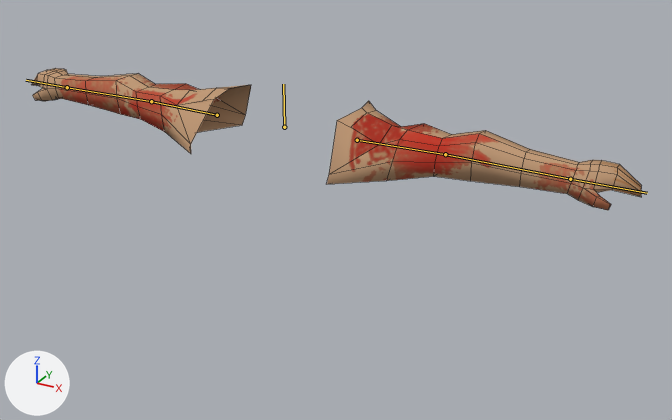
Two versions of the Blender file Assets/Axtras/Models/Player/Arms/Player Arms Punch.blend, one commit apart.
Before and after are seen from a 50 mm lens placed at (10.69, -16.88, 20.75), pointed at (1.68, -0.5, 12.56). The axes (+X, +Y, +Z) are drawn at lower left. The lights are the same throughout. The bones that bend it are drawn over the model as lines. Mesh edges are drawn as thin lines.

In view in the first picture: 'Player Human Male'.
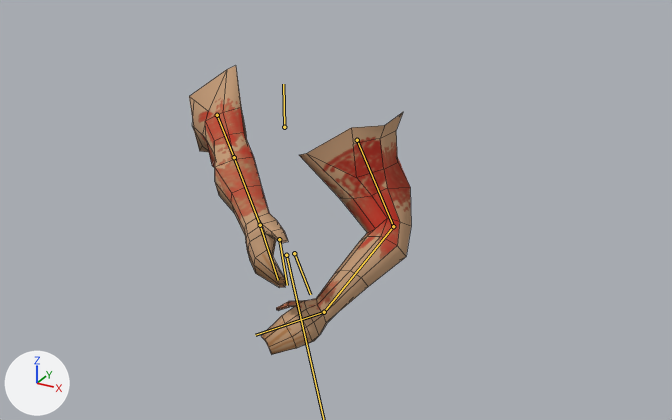
The newer file adds an action. The first version stands in its rest pose; the second is drawn at frame 8 of the action 'Swinging'.

Boxes (x1, y1, x2, y2) around the edits, measured in the pictures (672 x 420 px):
'Player Human Male', posed (64% narrower, 103% taller)
    before: (31, 68, 642, 210)
    after: (189, 66, 411, 355)

The change, as a list of edits to the scene's bpy script:
```text
Change bone_ik_pose_l:
    where bone_ik_pose_l = bpy.data.objects['Player Arms FPS'].pose.bones['IK.Pose.L']
    bone_ik_pose_l.location: (0.0, 0.0, 0.0) -> (0.9, 0.0, -0.95)
Change bone_ik_pose_r:
    where bone_ik_pose_r = bpy.data.objects['Player Arms FPS'].pose.bones['IK.Pose.R']
    bone_ik_pose_r.location: (0.0, 0.0, 0.0) -> (-0.97, 0.0, -1.05)
Change bone_ik_target_l:
    where bone_ik_target_l = bpy.data.objects['Player Arms FPS'].pose.bones['IK.Target.L']
    bone_ik_target_l.location: (0.0, 0.0, 0.0) -> (2.71, -4.0, 2.73)
    bone_ik_target_l.rotation_quaternion: (1.0, 0.0, 0.0, 0.0) -> (0.032, 0.295, 0.407, 0.864)  # degrees (0, 0, 0) -> degrees (56, -29, 160)
Change bone_ik_target_r:
    where bone_ik_target_r = bpy.data.objects['Player Arms FPS'].pose.bones['IK.Target.R']
    bone_ik_target_r.location: (0.0, 0.0, 0.0) -> (-0.89, -8.35, 3.62)
    bone_ik_target_r.rotation_quaternion: (1.0, 0.0, 0.0, 0.0) -> (0.383, 0.877, -0.138, 0.224)  # degrees (0, 0, 0) -> degrees (134, -30, -5)
```
